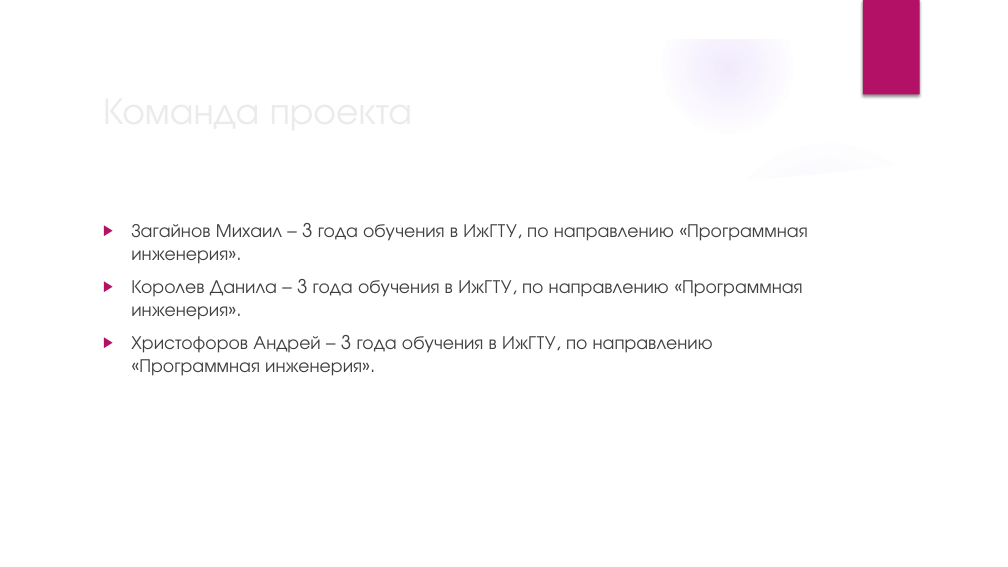
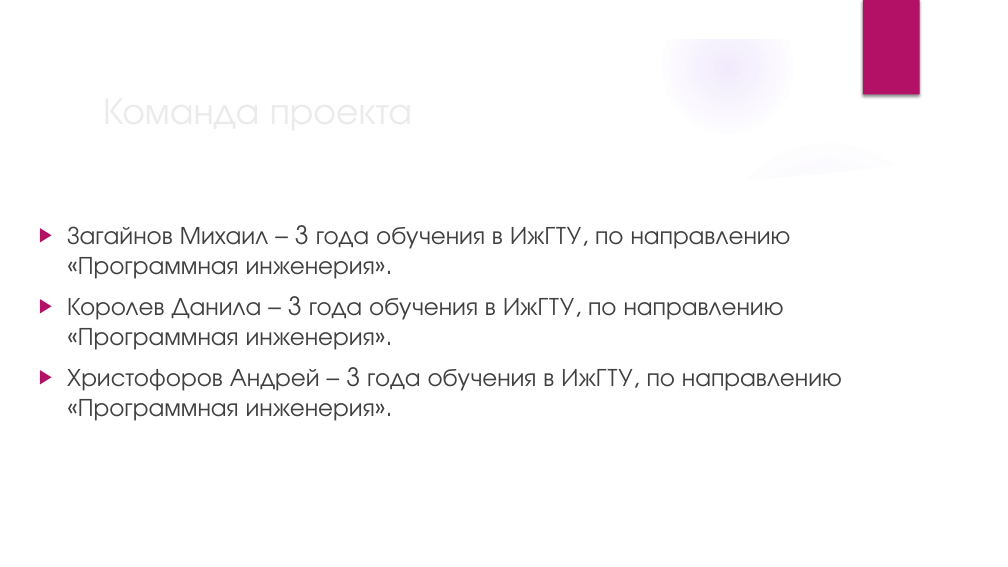
Before and after one commit to Nordth/istu-lab-upp-2021-2022, a slide deck: slide 5 of Королев Загайнов Христофоров/Lab1/1_laba.pptx. Drawn at 1008x567 pixels with LibreOffice and Linux fonts; fonts in the diff are those of the drawing; background and template pictures are left out. Boxes give left, top, right and bottom in pixels: in the first picture for what was removed or moved away, otherwise in the second. Text is boxed around its words. In the diff, an @@ line names an element or a change of style, - is before the commit and + after.

```diff
--- a/Королев Загайнов Христофоров/Lab1/1_laba.pptx
+++ b/Королев Загайнов Христофоров/Lab1/1_laba.pptx
@@ text "Загайнов Михаил – 3 года ...": place and size @@
-text "Загайнов Михаил – 3 года ..." at bbox=[131, 223, 808, 376]
+text "Загайнов Михаил – 3 года ..." at bbox=[67, 225, 842, 421]
@@ text "Загайнов Михаил – 3 года ..." at bbox=[67, 225, 842, 421]: size 18 to 24 pt @@
```
Also in this commit, not shown: 4 other slides changed, 1 other file.
